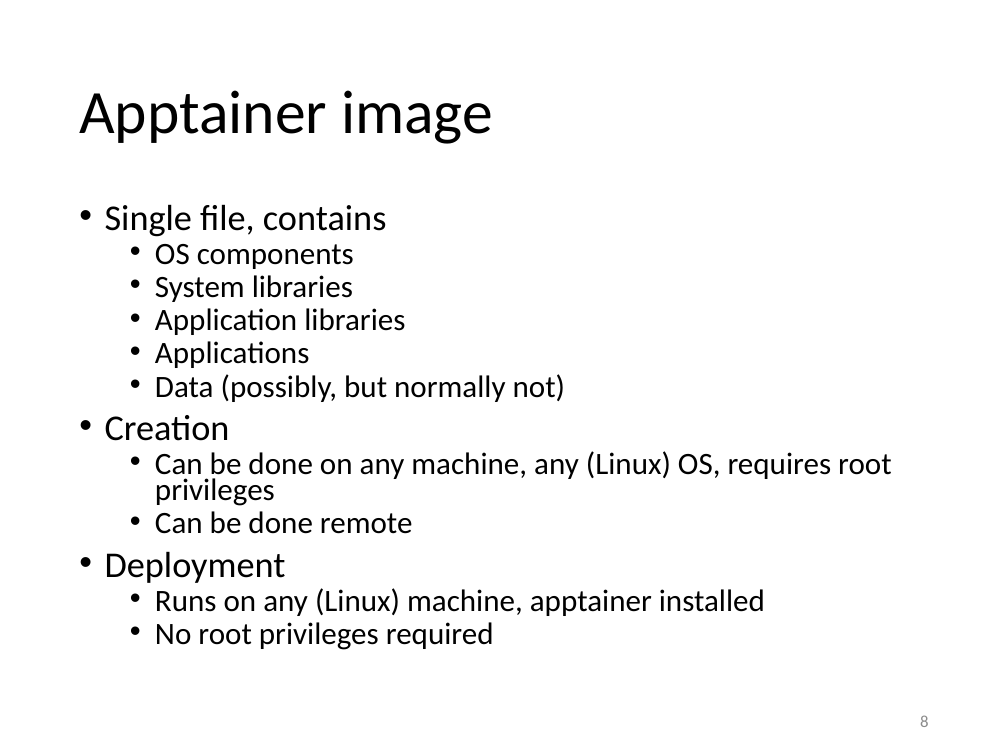
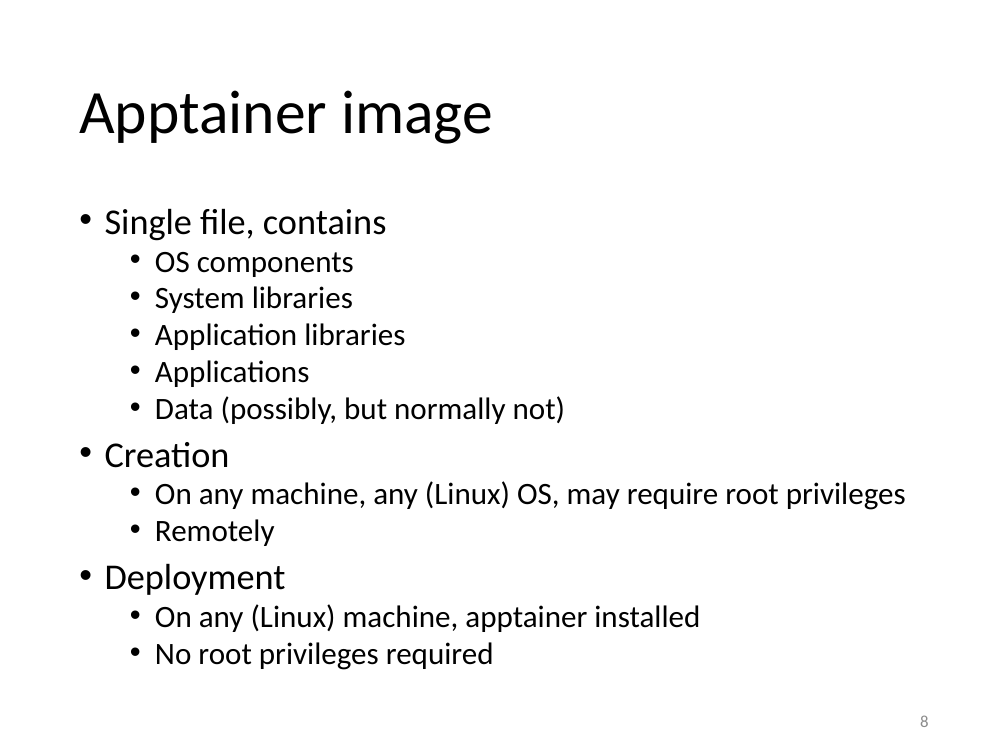
Before and after one commit to gjbex/Containers-for-HPC, a slide deck: slide 8 of containers_for_hpc.pptx. Drawn at 1008x756 pixels with LibreOffice and Linux fonts; fonts in the diff are those of the drawing. Boxes give left, top, right and bottom in pixels: in the first picture for what was removed or moved away, otherwise in the second. Text is boxed around its words. In the diff, an @@ line names an element or a change of style, - is before the commit and + after.

Commit message:
Add logos, fix typos

```diff
--- a/containers_for_hpc.pptx
+++ b/containers_for_hpc.pptx
@@ text at (x1=105, y1=208, x2=565, y2=670): line spacing 0.7 to 0.8 @@
@@ text at (x1=155, y1=481, x2=906, y2=546): text changed @@
-  • Can be done on any machine, any (Linux) OS, requires root privileges
-  • Can be done remote
+  • On any machine, any (Linux) OS, may require root privileges
+  • Remotely
@@ text at (x1=155, y1=604, x2=700, y2=632): text changed @@
-  • Runs on any (Linux) machine, apptainer installed
+  • On any (Linux) machine, apptainer installed
```
Also in this commit, not shown: 3 other slides changed.
